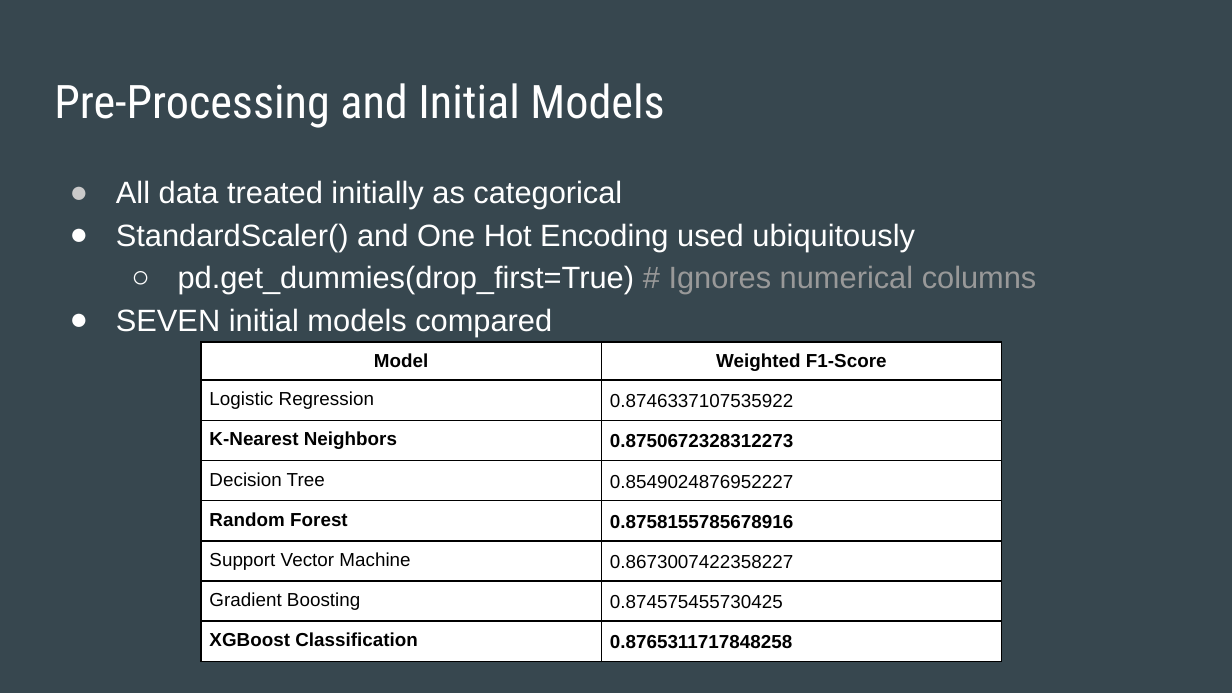
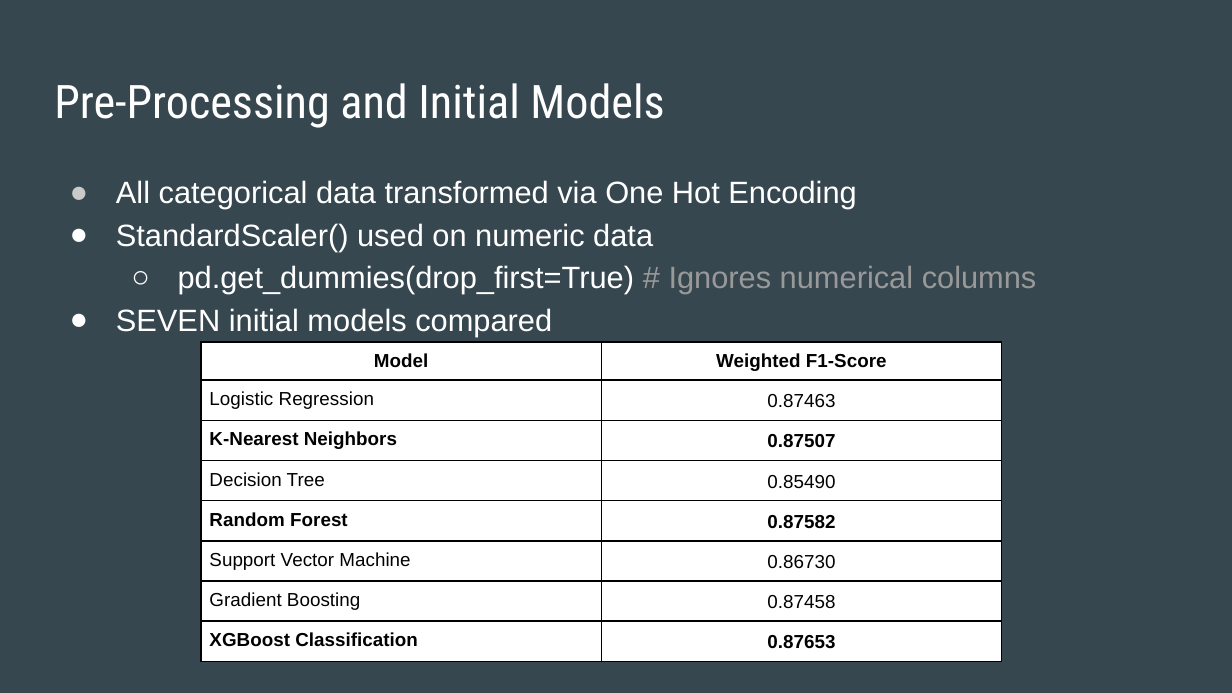
Before and after one commit to kstoudt/Springboard, a slide deck: slide 21 of Predicting_Diabetic_Patient_Readmission/Capstone2_Final_Report_slides.pptx. Drawn at 1232x693 pixels with LibreOffice and Linux fonts; fonts in the diff are those of the drawing. Boxes give left, top, right and bottom in pixels: in the first picture for what was removed or moved away, otherwise in the second. Text is boxed around its words. In the diff, an @@ line names an element or a change of style, - is before the commit and + after.

```diff
--- a/Predicting_Diabetic_Patient_Readmission/Capstone2_Final_Report_slides.pptx
+++ b/Predicting_Diabetic_Patient_Readmission/Capstone2_Final_Report_slides.pptx
@@ text at [116, 180, 856, 252]: text changed @@
-● All data treated initially as categorical
-● StandardScaler() and One Hot Encoding used ubiquitously
+● All categorical data transformed via One Hot Encoding
+● StandardScaler() used on numeric data
@@ table at [201, 342, 1002, 693] @@
-row 2, column 2: 0.8746337107535922
+row 2, column 2: 0.87463
-row 3, column 2: 0.8750672328312273
+row 3, column 2: 0.87507
-row 4, column 2: 0.8549024876952227
+row 4, column 2: 0.85490
-row 5, column 2: 0.8758155785678916
+row 5, column 2: 0.87582
-row 6, column 2: 0.8673007422358227
+row 6, column 2: 0.86730
-row 7, column 2: 0.874575455730425
+row 7, column 2: 0.87458
-row 8, column 2: 0.8765311717848258
+row 8, column 2: 0.87653
```
Also in this commit, not shown: 3 other slides changed, 1 other file.
